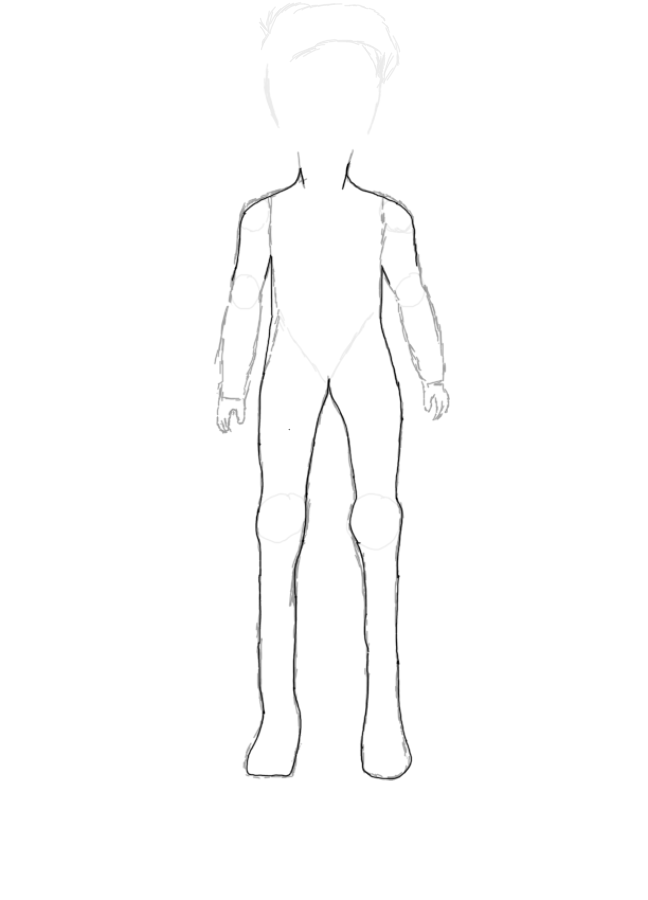
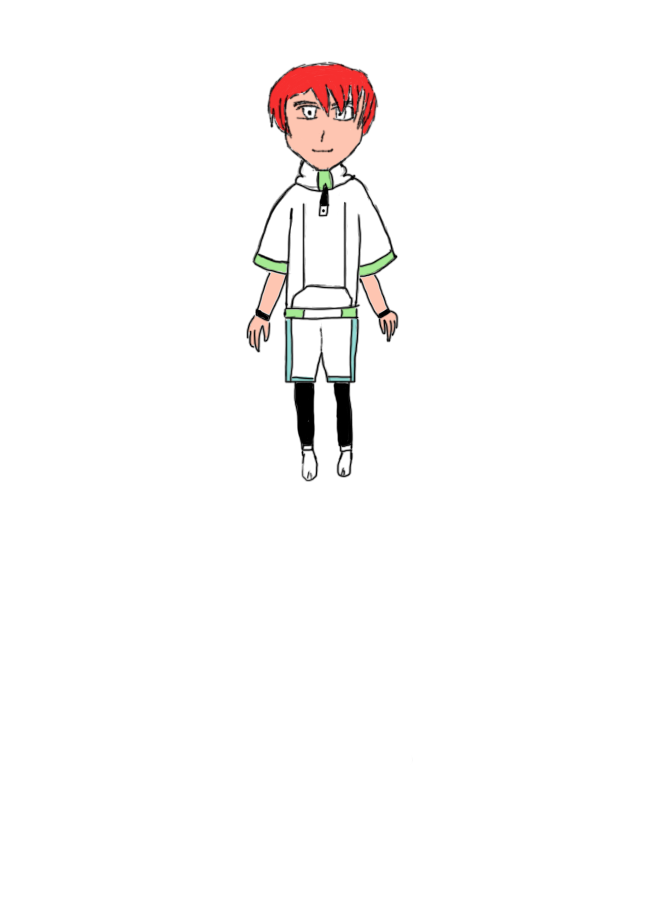
Layered file, before and after one edit (648px x 900px). Changes by layer:
added layer "Capa 5" above "Capa 4" over [266, 61, 379, 482]
painted on "Capa 4" over [230, 63, 419, 781]
added layer "Capa 6" above "Capa 3" over [247, 68, 397, 447]
hid "Capa 3", painted on it over [229, 2, 427, 552]
hid "Capa 2", painted on it over [213, 59, 450, 781]
